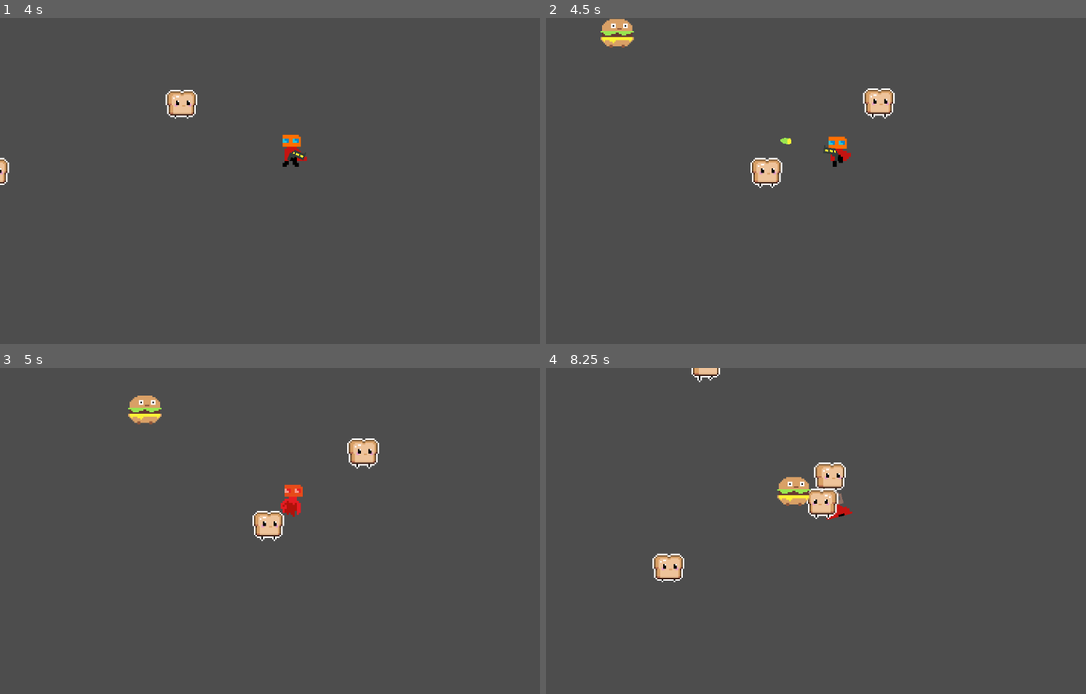
Above: before the commit, frames 1-4 (two rows, left to right).
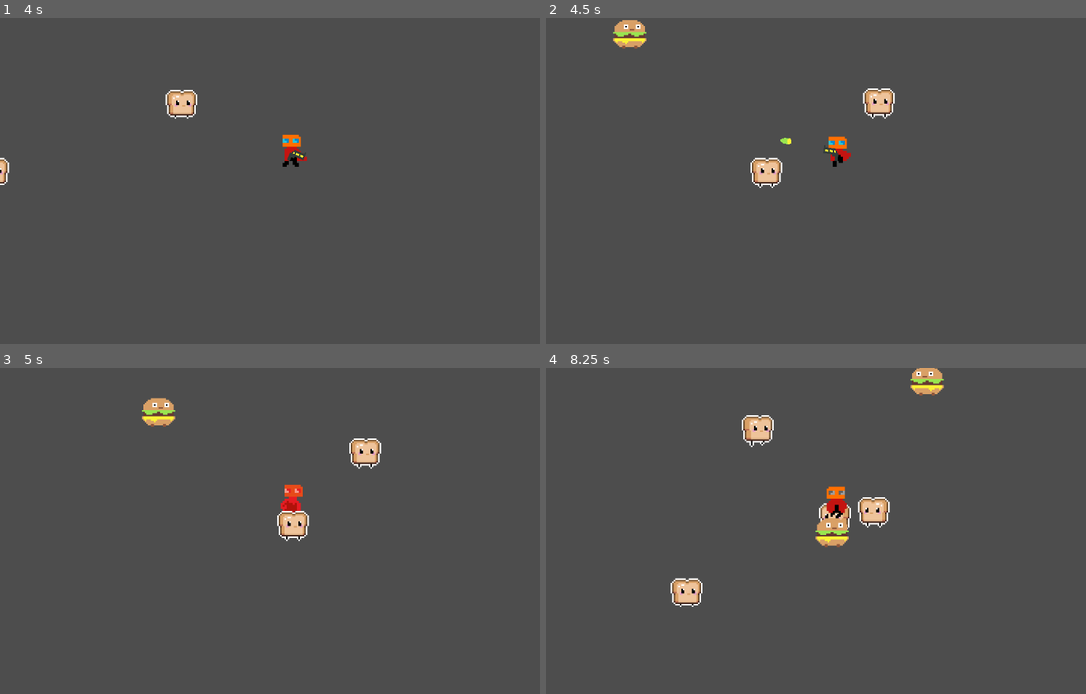
Above: after the commit, the same moments.

Repository: mendsergon/Kill-The-Food-Pyramid
Game: Godot game, scene res://Assets/Scenes/game.tscn
Two runs of this game, one before a commit and one after it. Both use one fixed random seed, a clock stepped at 60 frames per second and the inputs below.
Inputs (mouse positions are in pixels of both pictures, inside the frame that each line leads up to):
- Up to frame 1 (4 s): move the mouse to (421, 164) at 0.52 s; hold D (move_right) 0.53-1.28 s; tap Shift (dash) at 0.6, 2.85 s; move the mouse to (172, 197) at 1.27 s; hold S (move_down) 1.28-2.03 s; tap E (melee) at 1.35, 3.6 s; move the mouse to (351, 109) at 2.02 s; hold D (move_right) 2.03-2.78 s; click (351, 109) at 2.1 s; move the mouse to (259, 246) at 2.77 s; hold W (move_up) 2.78-3.53 s; move the mouse to (464, 229) at 3.52 s; hold A (move_left) from 3.53 s (still down)
- Up to frame 2 (4.5 s): keep holding A (move_left); move the mouse to (664, 132) at 4.27 s; click (664, 132) at 4.35 s
- Up to frame 3 (5 s): keep holding A (move_left)
- Up to frame 4 (8.25 s): move the mouse to (864, 531) at 5.02 s; release A (move_left) at 5.03 s; hold S (move_down) 5.03-5.78 s; tap Shift (dash) at 5.1, 7.35 s; move the mouse to (751, 449) at 5.77 s; hold D (move_right) 5.78-6.53 s; tap E (melee) at 5.85, 8.1 s; move the mouse to (967, 514) at 6.52 s; hold W (move_up) 6.53-7.28 s; click (967, 514) at 6.6 s; move the mouse to (718, 547) at 7.27 s; hold D (move_right) 7.28-8.03 s; move the mouse to (897, 459) at 8.02 s; hold S (move_down) from 8.03 s (still down)

Frame 1 is identical in both runs. In frame 2, 0.5% of the frame differs, in the area x 10-19%, y 0-10%; in frame 3, 1.7%; in frame 4, 4.4%, in the area x 19-74%, y 0-74%.

Commit message:
Made player move to layer 3 for a second after hit

Diff:
--- a/Assets/Scenes/bread.tscn
+++ b/Assets/Scenes/bread.tscn
@@ -70,7 +70,7 @@
 
 [node name="Bread" type="CharacterBody2D"]
 collision_layer = 4
-collision_mask = 7
+collision_mask = 3
 script = ExtResource("1_hrixj")
 
 [node name="AnimatedSprite2D" type="AnimatedSprite2D" parent="."]
--- a/Assets/Scenes/burger.tscn
+++ b/Assets/Scenes/burger.tscn
@@ -105,7 +105,7 @@
 
 [node name="Burger" type="CharacterBody2D"]
 collision_layer = 4
-collision_mask = 7
+collision_mask = 3
 script = ExtResource("1_x8nvj")
 
 [node name="AnimatedSprite2D" type="AnimatedSprite2D" parent="."]
--- a/Assets/Scripts/player.gd
+++ b/Assets/Scripts/player.gd
@@ -76,6 +76,9 @@
 		invuln_timer -= delta
 		if invuln_timer <= 0.0:
 			is_invulnerable = false
+			# Restore collision layers back
+			collision_layer = original_collision_layer
+			collision_mask = original_collision_mask
 
 	### --- INPUT PROCESSING --- ###
 	# Get combined movement input (4-directional)
@@ -258,6 +261,11 @@
 	health -= amount
 	is_invulnerable = true
 	invuln_timer = INVULN_DURATION        # Start invulnerability
+
+	# Move player to ghost layer while invulnerable
+	collision_layer = LAYER_3_MASK
+	collision_mask &= IGNORE_LAYER_3_MASK
+
 	print("Player took %d damage, %d HP remaining" % [amount, health])
 
 	# Trigger hit animation if not dead
